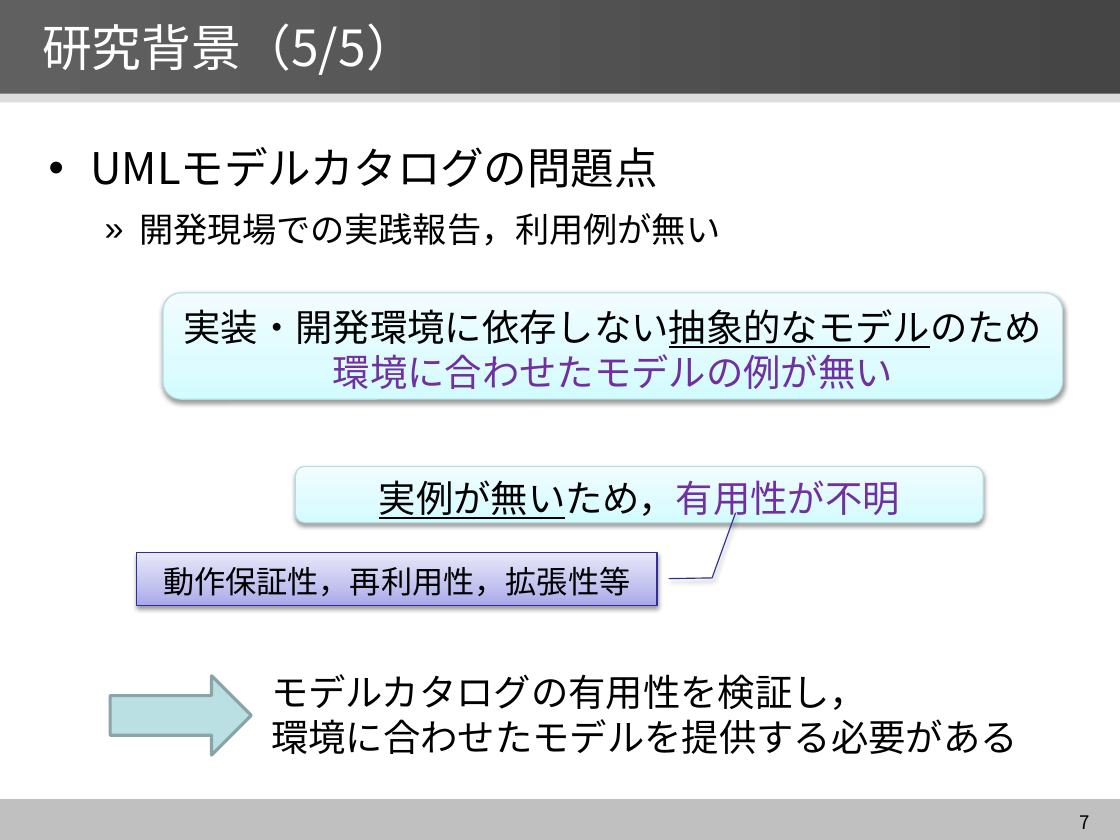
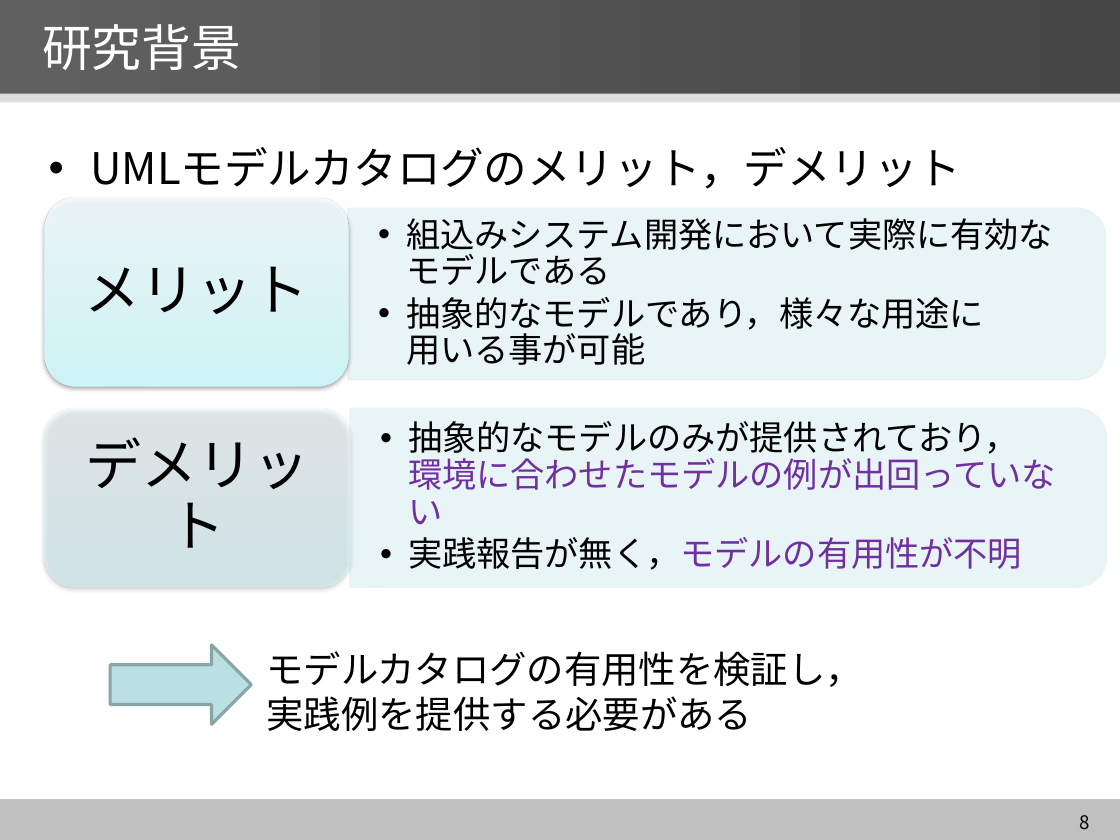
Before and after one commit to YutaNiimura/leJOS-OSEK, a slide deck: slide 8 of 中間発表関連/5I25新村祐太 中間発表スライドver2.0.pptx (slide 7 before the commit). Drawn at 1120x840 pixels with LibreOffice and Linux fonts; fonts in the diff are those of the drawing. Boxes give left, top, right and bottom in pixels: in the first picture for what was removed or moved away, otherwise in the second. Text is boxed around its words. In the diff, an @@ line names an element or a change of style, - is before the commit and + after.

```diff
--- a/中間発表関連/5I25新村祐太 中間発表スライドver2.0.pptx
+++ b/中間発表関連/5I25新村祐太 中間発表スライドver2.0.pptx
@@ title at <box>42,24,241,70</box>: text changed @@
-研究背景（5/5）
+研究背景
@@ text removed at <box>91,147,721,246</box> @@
-• UMLモデルカタログの問題点
-  » 開発現場での実践報告，利用例が無い
@@ text added at <box>91,147,962,189</box>, 28 pt, text #000000 @@
+• UMLモデルカタログのメリット，デメリット
@@ rounded rectangle removed at <box>164,292,1063,399</box> @@
-実装・開発環境に依存しない抽象的なモデルのため
-環境に合わせたモデルの例が無い
@@ group added at <box>45,198,1107,588</box>: 4 texts, 2 round same rects, 2 rounded rectangles @@
+  •• 組込みシステム開発において実際に有効な
+     モデルである
+  •• 抽象的なモデルであり，様々な用途に
+     用いる事が可能
+メリット
+  •• 抽象的なモデルのみが提供されており，
+     環境に合わせたモデルの例が出回っていない
+  •• 実践報告が無く，モデルの有用性が不明
+デメリット
@@ rounded rectangle removed at <box>296,466,983,522</box> @@
-実例が無いため，有用性が不明
@@ border callout removed at <box>137,552,657,605</box> @@
-動作保証性，再利用性，拡張性等
@@ right arrow: place and size @@
-right arrow at <box>110,675,251,755</box>
+right arrow at <box>110,645,251,725</box>
@@ text "モデルカタログの有用性を検証し，": place and size @@
-text "モデルカタログの有用性を検証し，" at <box>271,674,1018,754</box>
+text "モデルカタログの有用性を検証し，" at <box>267,651,863,731</box>
@@ text at <box>267,696,752,731</box>: text changed @@
-環境に合わせたモデルを提供する必要がある
+実践例を提供する必要がある
@@ page number at <box>1080,815,1090,829</box>: text changed @@
-7
+8
```
Also in this commit, not shown: 19 other slides changed, 2 slides removed, 2 other files.
